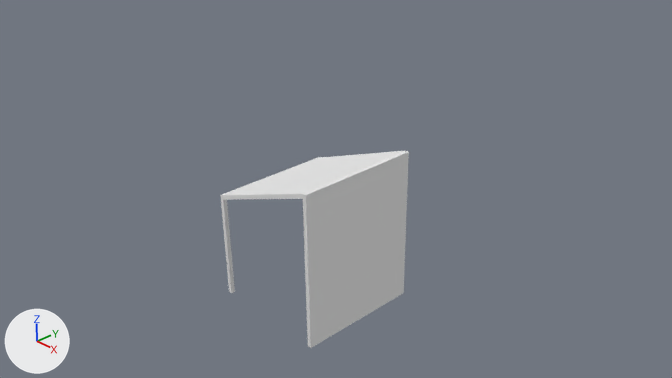
The Blender file data/mesh/salle/salle_cote.blend: old version first, new version second.
Both versions are drawn from the file's camera 'Camera'. Lighting does not change. The marker at lower left points along +X, +Y and +Z.
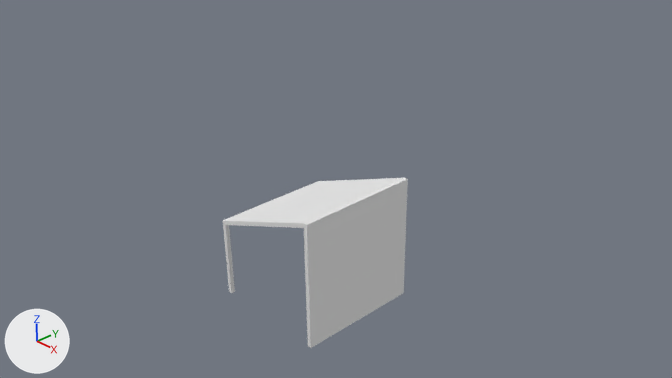
Boxes [x1, y1, x2, y2] around the edits, measured in the pictures (672 x 378 px; the box of a moved part takes in the faces that stretch with it):
'Cube', reshaped (14% shorter)
    before: [220, 151, 409, 348]
    after: [223, 178, 408, 348]
part 1 of me_cube, moved or reshaped
    before: [220, 151, 409, 231]
    after: [223, 178, 408, 231]

Edits to the bpy script that builds the scene:
```text
Change me_cube:
    where me_cube.from_pydata(...)  # 65 vertices, 67 faces, 3 loose edges; spans x -1.0..1.0, y -1.0..1.0, z -0.97..0.69
    used by ob_cube; location = (0.0, 0.0, 0.0); scale = (1.0, 1.0, 1.5)
    me_cube part 1: all 32 vertices in x -1.0..1.0, y -1.0..1.0, z 0.16..0.69 are moved by (0.0, 0.0, -0.29)
```
